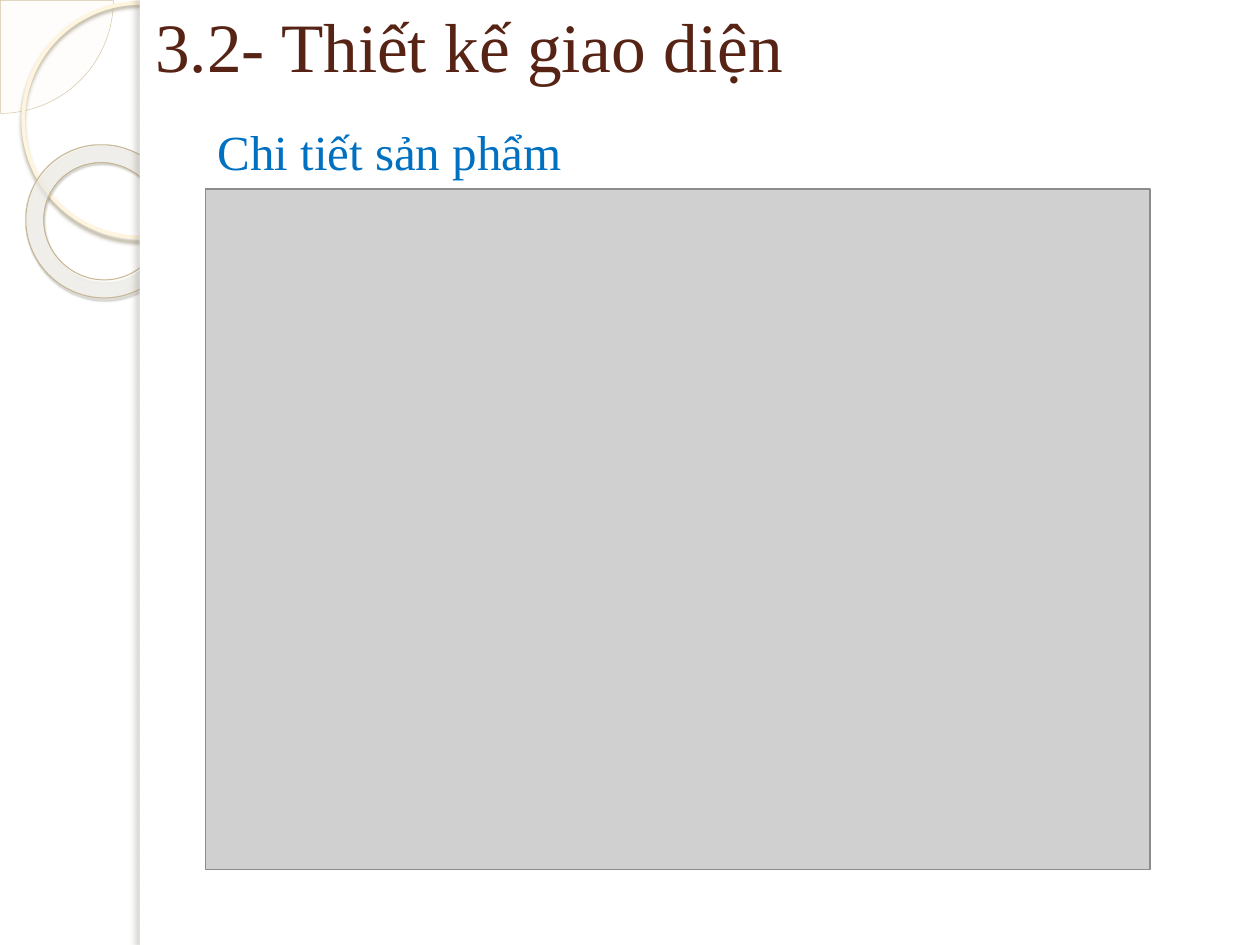
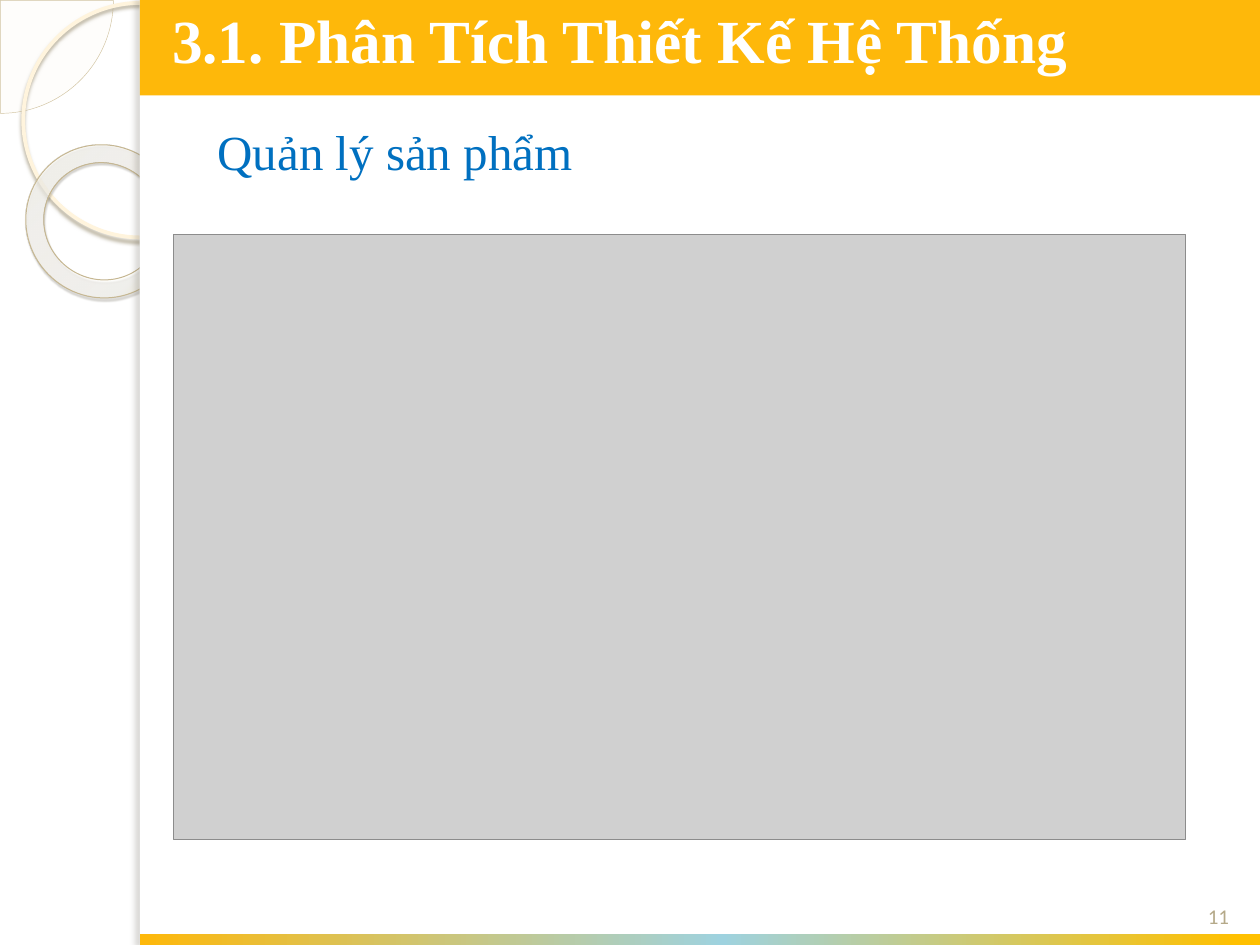
Before and after one commit to chiendv1992/webbanhang, a slide deck: slide 11 of bc/slide bv.pptx. Drawn at 1260x945 pixels with LibreOffice and Linux fonts; fonts in the diff are those of the drawing; grey boxes stand for pictures; background and template pictures are left out. Boxes give left, top, right and bottom in pixels: in the first picture for what was removed or moved away, otherwise in the second. Text is boxed around its words. In the diff, an @@ line names an element or a change of style, - is before the commit and + after.

```diff
--- a/bc/slide bv.pptx
+++ b/bc/slide bv.pptx
@@ rectangle added at <box>140,0,1260,96</box>, fill #FEB80A @@
@@ text added at <box>172,18,1067,75</box>, 35 pt, text #FFFFFF, bold @@
+3.1. Phân Tích Thiết Kế Hệ Thống
@@ text at <box>218,134,573,180</box>: text changed @@
-Chi tiết sản phẩm
+Quản lý sản phẩm
@@ picture: place and size @@
-picture at <box>205,189,1150,869</box>
+picture at <box>174,234,1186,839</box>
@@ page number added at <box>1208,910,1229,924</box>, 12 pt, text #B6A98A @@
+11
@@ rectangle added at <box>140,935,1260,945</box>, fill gradient #FEB80A to #9ED2DF to #FFC000 @@
```
Also in this commit, not shown: 13 other slides changed, 1 slide added, 12 other files.
